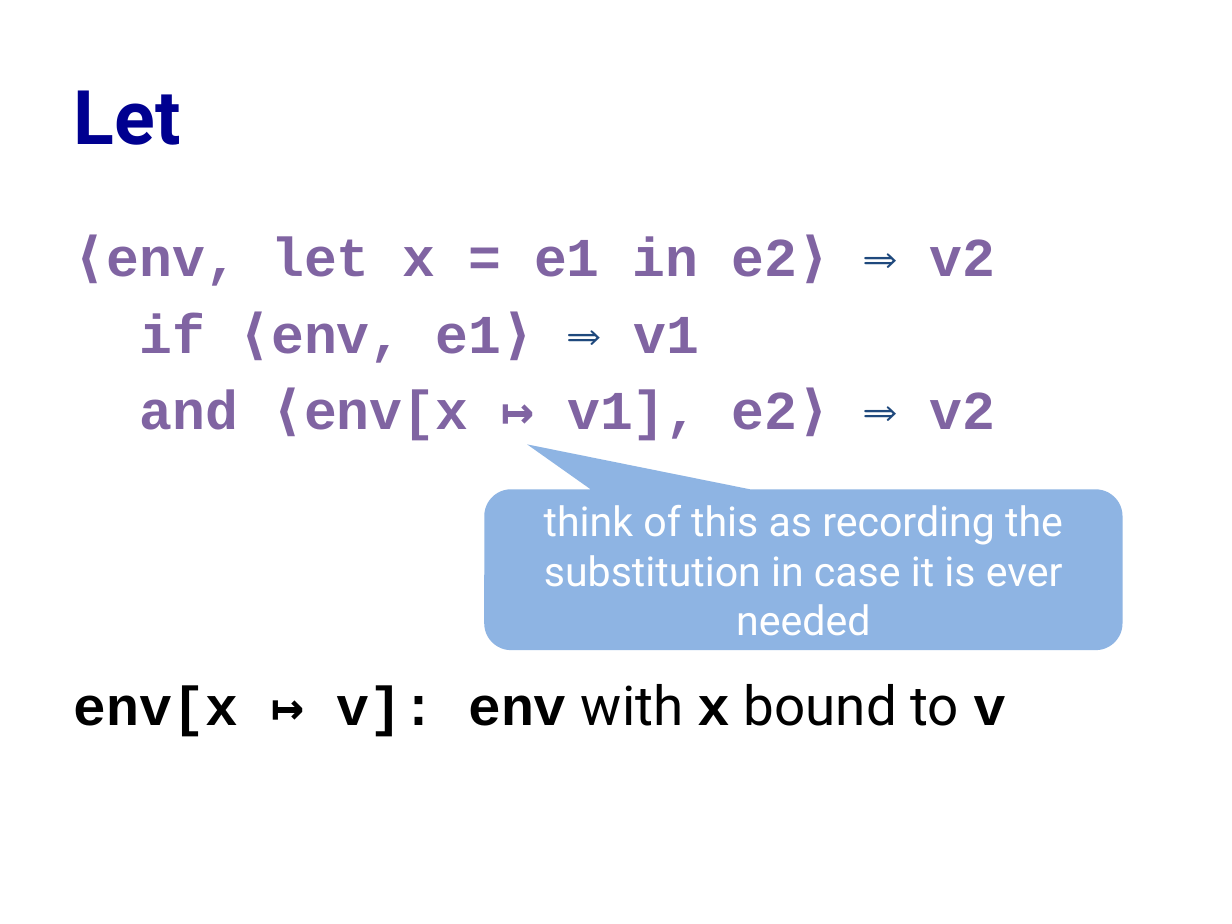
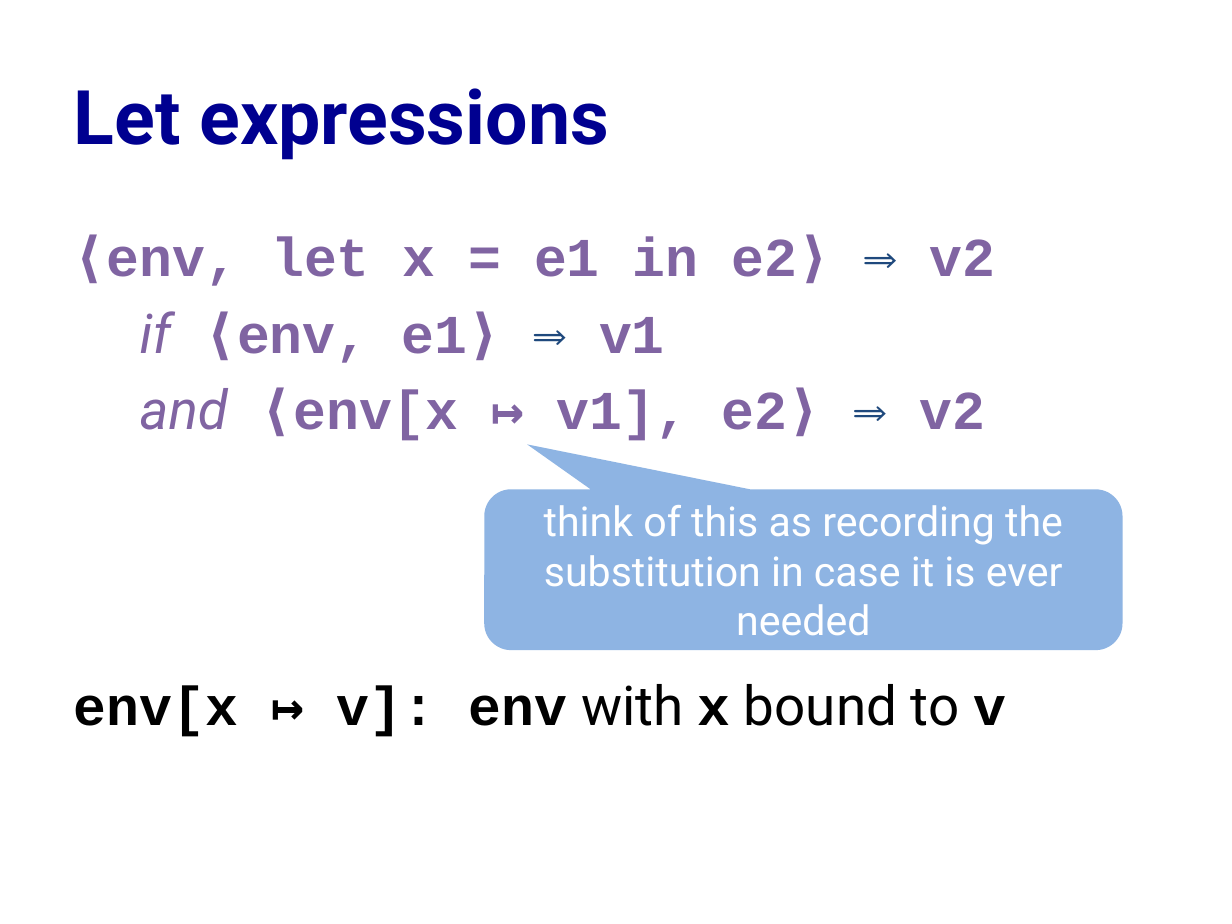
Before and after one commit to cs3110/materials-2019fa, a slide deck: slide 19 of 18-env-model/lec.pptx (slide 18 before the commit). Drawn at 1232x924 pixels with LibreOffice and Linux fonts; fonts in the diff are those of the drawing. Boxes give left, top, right and bottom in pixels: in the first picture for what was removed or moved away, otherwise in the second. Text is boxed around its words. In the diff, an @@ line names an element or a change of style, - is before the commit and + after.

```diff
--- a/18-env-model/lec.pptx
+++ b/18-env-model/lec.pptx
@@ title at [74, 88, 609, 160]: text changed @@
-Let
+Let expressions
@@ text at [140, 311, 985, 441]: font Courier New to Roboto, bold off, italic on in "if", "and" @@
```
Also in this commit, not shown: 5 other slides changed, 3 slides added, 1 other file.
